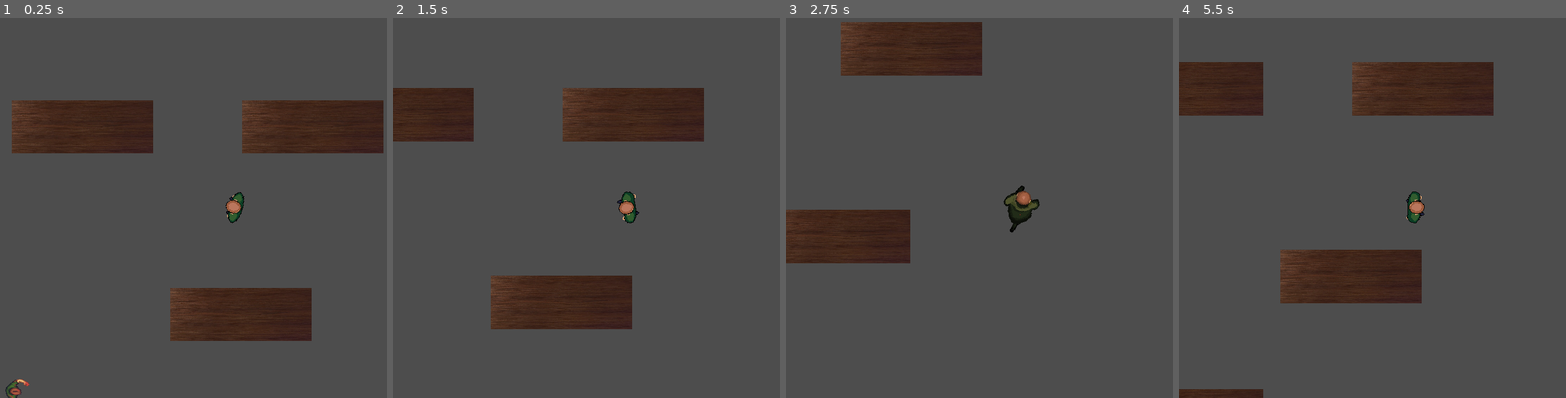
Above: before the commit, frames 1-4 (left to right).
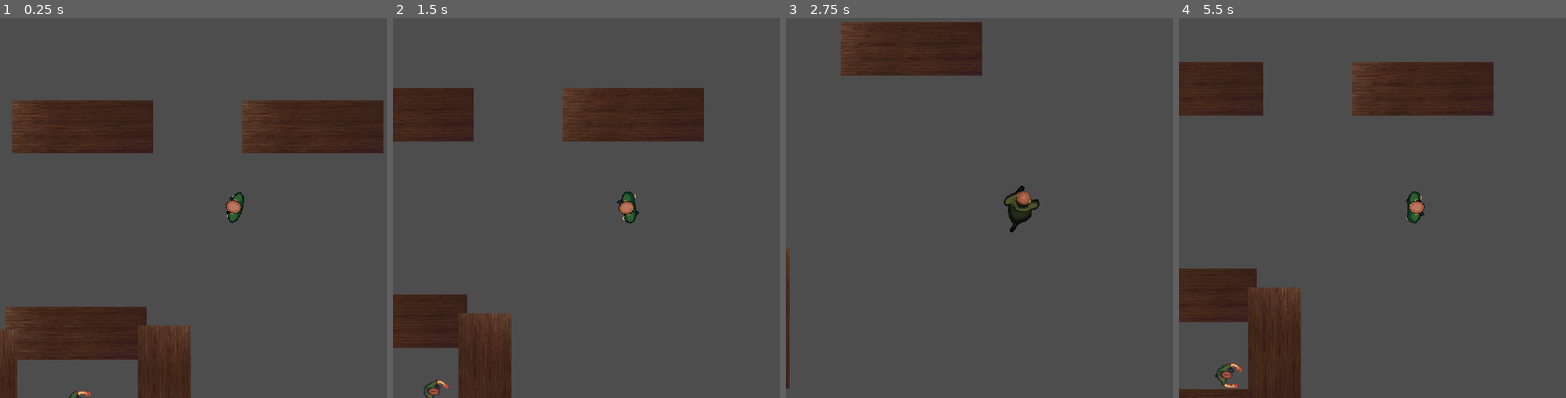
Above: after the commit, the same moments.

Repository: jmsanchezdiaz/boss-ipv-2024-e3.14cos
Game: Godot game, scene res://main.tscn
Same seed, same stepped clock (60 frames per second), same inputs: the game is played once before the commit and once after it.
Inputs (mouse positions are in pixels of both pictures, inside the frame that each line leads up to):
- Up to frame 1 (0.25 s): no input
- Up to frame 2 (1.5 s): move the mouse to (733, 189) at 0.52 s; press the mouse at (733, 189) at 0.53 s; hold D (move_right) 0.53-1.28 s; move the mouse to (536, 227) at 1.27 s; release the mouse at (536, 227) at 1.28 s; hold S (move_down) from 1.28 s (still down); click (536, 227) at 1.35 s
- Up to frame 3 (2.75 s): move the mouse to (1068, 124) at 2.02 s; release S (move_down) at 2.03 s; hold D (move_right) from 2.03 s (still down); hold Shift (run) from 2.03 s (still down); click (1068, 124) at 2.3 s
- Up to frame 4 (5.5 s): move the mouse to (1391, 284) at 2.77 s; release D (move_right) at 2.78 s; release Shift (run) at 2.78 s; hold W (move_up) 2.78-3.53 s; click (1391, 284) at 2.85 s; move the mouse to (1554, 265) at 3.52 s; press the mouse at (1554, 265) at 3.53 s; hold A (move_left) 3.53-5.03 s; move the mouse to (1271, 151) at 4.27 s; release the mouse at (1271, 151) at 4.28 s; tap Shift (run) at 4.35 s; click (1271, 151) at 4.55 s; move the mouse to (1438, 208) at 5.02 s; press the mouse at (1438, 208) at 5.03 s; hold S (move_down) from 5.03 s (still down)

The runs differ from the first frame. In frame 1, 13% of the frame differs, in the area x 0-81%, y 71-100%; in frame 2, 10%; in frame 3, 4.8%; in frame 4, 11%.

Commit message:
Started to add Zombie AI

Diff:
--- a/entities/enemies/Zombie.tscn
+++ b/entities/enemies/Zombie.tscn
@@ -124,10 +124,6 @@
 
 [node name="Zombie" type="CharacterBody2D"]
 script = ExtResource("1_wyi4p")
-HEALTH_POINTS = null
-SPEED = null
-ATTACK_DAMAGE = null
-attack_interval = null
 
 [node name="Body" type="Sprite2D" parent="."]
 scale = Vector2(0.484375, 0.508294)
@@ -141,7 +137,6 @@
 }
 
 [node name="CollisionShape2D" type="CollisionShape2D" parent="."]
-visible = false
 shape = SubResource("CircleShape2D_k0xce")
 
 [node name="LeftEye" type="RayCast2D" parent="."]
@@ -164,7 +159,7 @@
 
 [node name="AttackArea" type="Area2D" parent="."]
 collision_layer = 2
-collision_mask = 2
+collision_mask = 3
 
 [node name="CollisionShape2D" type="CollisionShape2D" parent="AttackArea"]
 position = Vector2(10, 0)
--- a/entities/enemies/zombie.gd
+++ b/entities/enemies/zombie.gd
@@ -5,6 +5,7 @@
 @export var SPEED: float = 50.0
 @export var ATTACK_DAMAGE = 25
 @export var attack_interval: float = 1.0
+@export var direction_change_interval := 2.0  # Intervalo en segundos para cambiar de dirección
 
 @onready var left_eye: RayCast2D = $LeftEye
 @onready var right_eye: RayCast2D = $RightEye
@@ -18,7 +19,6 @@
 var attack_timer: Timer
 var last_position_known: Vector2
 
-@export var direction_change_interval := 1.0  # Intervalo en segundos para cambiar de dirección
 var direction := Vector2.ZERO
 var time_since_last_change := 0.0
 
@@ -31,7 +31,11 @@
 
 var current_state: PLAYER_STATE = PLAYER_STATE.IDLE
 
+func _init():
+	randomize()
+
 func _ready() -> void:
+	change_direction()
 	attack_timer = Timer.new()
 	attack_timer.one_shot = true
 	attack_timer.wait_time = attack_interval
@@ -42,14 +46,23 @@
 func _physics_process(delta: float) -> void:
 	attack_near_enemies()
 	look_for_player()
+
+	time_since_last_change += delta
+	if time_since_last_change >= direction_change_interval:
+		change_direction()
+		time_since_last_change = 0.0
+
 	match current_state:
 		PLAYER_STATE.IDLE:
-			if last_position_known != Vector2.ZERO and get_distance_to_last_position() > MIN_DISTANCE_TO_MOVE:
+			if randf() < 0.3:
 				current_state = PLAYER_STATE.WALKING
+			#if last_position_known != Vector2.ZERO and get_distance_to_last_position() > MIN_DISTANCE_TO_MOVE:
+			#	current_state = PLAYER_STATE.WALKING
 			else:
 				body_animation.play("idle")
 		PLAYER_STATE.WALKING:
 			move_or_pursue(delta)
+
 			body_animation.play("walk")
 		PLAYER_STATE.ATTACKING:
 			body_animation.play("attack")
@@ -67,6 +80,18 @@
 			direction = Vector2.LEFT
 		3:
 			direction = Vector2.RIGHT
+
+func invert_direction() -> void:
+	#Temporal Averiguar si agregando pathfinding se soluciona!
+	match direction:
+		0:
+			direction = Vector2.DOWN
+		1:
+			direction = Vector2.UP
+		2:
+			direction = Vector2.RIGHT
+		3:
+			direction = Vector2.LEFT
 
 func look_for_player() -> void:
 	if target == null: return;
@@ -93,7 +118,10 @@
 		position += target_position
 		move_and_collide(Vector2.ZERO.rotated(0.0))
 	else:
-		current_state = PLAYER_STATE.IDLE
+		last_position_known = Vector2.ZERO
+		position += direction * SPEED * delta
+		move_and_collide(velocity * delta)
+		look_at(position + direction)
 
 func attack_near_enemies() -> void:
 	if target_in_attack_area and attack_timer.is_stopped():
@@ -127,9 +155,15 @@
 	target = null
 
 func _on_attack_area_body_entered(body: Node2D) -> void:
+	print(body)
+	print(direction)
 	if body is Player:
 		target_in_attack_area = true
 		attack_timer.start()
+	else: # Cambiar cuando se diseñe el esceneraio! Porque colisiona con el mundo es decir Layer 1.
+		# Cambiar a grupos o otra cosa.
+		invert_direction()
+
 
 func _on_attack_area_body_exited(body: Node2D) -> void:
 	if body is Player:
--- a/main.tscn
+++ b/main.tscn
@@ -19,14 +19,18 @@
 position = Vector2(757, 46)
 
 [node name="Desk3" parent="." instance=ExtResource("1_kua1b")]
-position = Vector2(635, 365)
+position = Vector2(355, 397)
 
 [node name="Desk4" parent="." instance=ExtResource("1_kua1b")]
 position = Vector2(366, 602)
 
 [node name="Desk5" parent="." instance=ExtResource("1_kua1b")]
-position = Vector2(48, 328)
+position = Vector2(210, 510)
+rotation = 1.5708
+
+[node name="Desk6" parent="." instance=ExtResource("1_kua1b")]
+position = Vector2(505, 504)
 rotation = 1.5708
 
 [node name="Zombie" parent="." instance=ExtResource("3_gv0og")]
-position = Vector2(255, 496)
+position = Vector2(348, 512)
